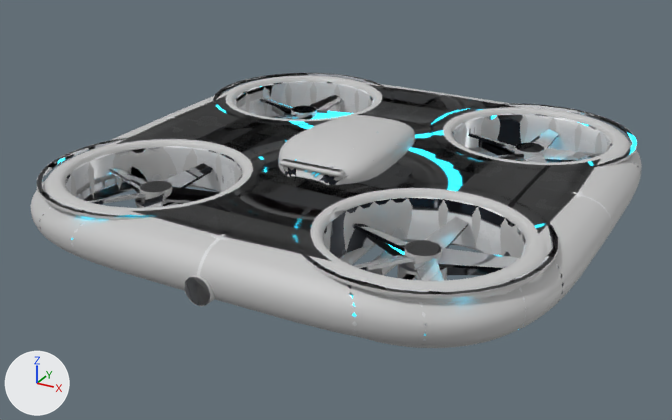
An edit to the Blender file Tools/ModelFactory/R4SixStyles1/source/01_CleanFuturistic/FlyingDrone_SOURCE.blend, drawn before and after from the same camera.
One viewpoint serves both versions: a 50 mm camera at (0.318, -0.605, 0.31) aimed at (-0.006, -0.017, 0.015). Arrows for +X, +Y and +Z are at lower left; the lights stay in place. The picture after the commit comes second.

Script lines for the objects in view, before the commit:
```python
me_ductlight_001 = bpy.data.meshes.new('ductlight.001')
me_ductlight_001.from_pydata(...)  # 384 vertices, 384 faces; spans x 0.025..0.192, y -0.192..-0.025, z 0.058..0.06
me_ductlight_001.polygons.foreach_set('use_smooth', [True] * 384)
me_ductlight_001.materials.append(mat_clay)  # light grey #c4c4c4
me_flyingdrone_body = bpy.data.meshes.new('FlyingDrone_Body')
me_flyingdrone_body.from_pydata(...)  # 2344 vertices, 2628 faces; spans x -0.202..0.202, y -0.204..0.202, z -0.04..0.04
me_flyingdrone_body.materials.append(mat_flyingdrone_01_cleanfuturistic)
me_flyingdrone_body_002 = bpy.data.meshes.new('FlyingDrone_Body.002')
me_flyingdrone_body_002.from_pydata(...)  # 1782 vertices, 2580 faces; spans x -0.199..0.199, y -0.204..0.199, z 0.0..0.079
me_flyingdrone_body_002.materials.append(mat_flyingdrone_01_cleanfuturistic)
ob_flyingdrone_body = bpy.data.objects.new('FlyingDrone_Body', me_flyingdrone_body)
ob_flyingdrone_body.parent = ob_flyingdrone_root
ob_flyingdrone_body.location = (0.0, 0.0, 0.04)
ob_flyingdrone_lod1 = bpy.data.objects.new('FlyingDrone_LOD1', me_flyingdrone_body_002)
ob_flyingdrone_lod1.location = (0.0, 0.0, 0.0)
ob_hi_ductlight_001 = bpy.data.objects.new('HI_ductlight.001', me_ductlight_001)
ob_hi_ductlight_001.location = (0.0, 0.0, 0.0)
# also in view: 'HI_duct' at (-0.108, -0.108, 0.04); 'HI_duct.002' at (-0.108, 0.108, 0.04); 'HI_slab' at (0.0, 0.0, 0.04); 'HI_duct.003' at (0.108, 0.108, 0.04); 'HI_canopy' at (0.0, -0.002, 0.064)
```
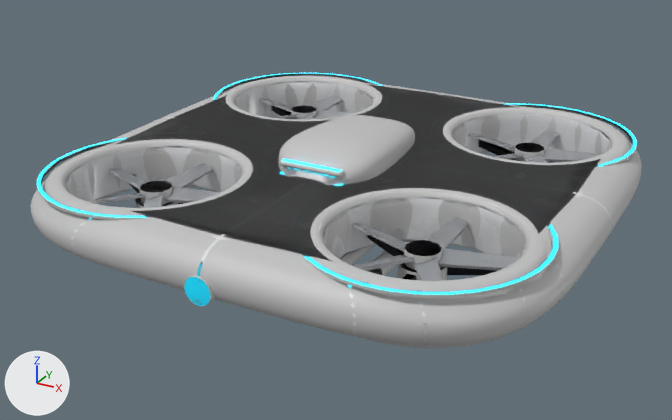
Pixel boxes [x1, y1, x2, y2] of what changed, in the pictures (672 x 420 px; the box of a moved part takes in the faces that stretch with it):
part 1 of me_flyingdrone_body, surface changed
    both: [37, 73, 639, 336]
part 2 of me_flyingdrone_body_002, moved or reshaped
    before: [234, 76, 603, 153]
    after: [243, 82, 633, 149]
part 3 of me_flyingdrone_body_002, moved or reshaped
    before: [116, 147, 504, 276]
    after: [152, 146, 475, 258]
part 4 of me_flyingdrone_body_002, surface changed
    both: [38, 73, 633, 305]

Edits to the bpy script that builds the scene:
```text
Change me_flyingdrone_body:
    used by ob_flyingdrone_body; parent = ob_flyingdrone_root; location = (0.0, 0.0, 0.04)
    remove me_flyingdrone_body.from_pydata(...)  # 2344 vertices, 2628 faces; spans x -0.202..0.202, y -0.204..0.202, z -0.04..0.04
    add me_flyingdrone_body.from_pydata(...)  # 2376 vertices, 2652 faces; spans x -0.202..0.202, y -0.204..0.202, z -0.04..0.04
    me_flyingdrone_body part 1: 2624 kept faces spanning x -0.202..0.202, y -0.204..0.202, z -0.04..0.04 get new texture (UV) coordinates
    edits to the shape of me_flyingdrone_body do not show in these pictures
Change me_flyingdrone_body_002:
    used by ob_flyingdrone_lod1; location = (0.0, 0.0, 0.0)
    remove me_flyingdrone_body_002.from_pydata(...)  # 1782 vertices, 2580 faces; spans x -0.199..0.199, y -0.204..0.199, z 0.0..0.079
    add me_flyingdrone_body_002.from_pydata(...)  # 1815 vertices, 2602 faces; spans x -0.199..0.199, y -0.204..0.199, z 0.0..0.079
    me_flyingdrone_body_002 part 2: 1 vertex moved from x -0.039, y 0.094, z 0.02 to x -0.043, y 0.081, z 0.02; 38 vertices removed from x -0.182..0.185, y 0.042..0.19, z 0.02..0.06; 42 vertices added at x -0.185..0.19, y 0.038..0.185, z 0.02..0.06
    me_flyingdrone_body_002 part 3: 24 vertices removed from x -0.173..0.123, y -0.185..-0.026, z 0.02..0.079; 22 vertices added at x -0.185..0.108, y -0.19..-0.031, z 0.02..0.06
    me_flyingdrone_body_002 part 4: 1972 kept faces spanning x -0.199..0.199, y -0.204..0.199, z 0.0..0.079 get new texture (UV) coordinates
    other edits to the shape of me_flyingdrone_body_002 do not show in these pictures
```
